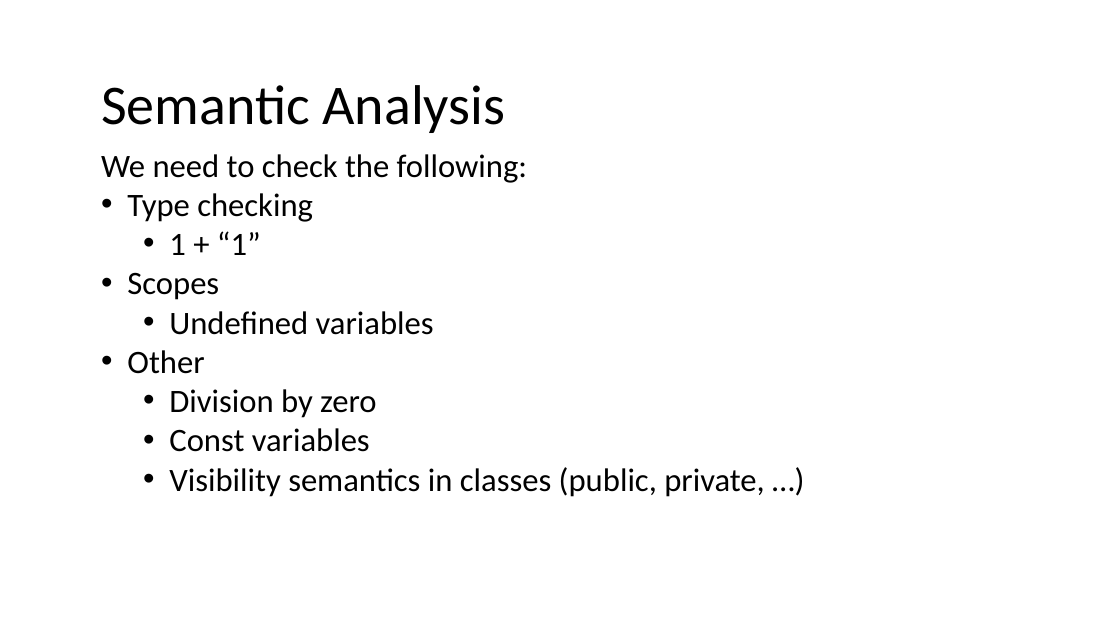
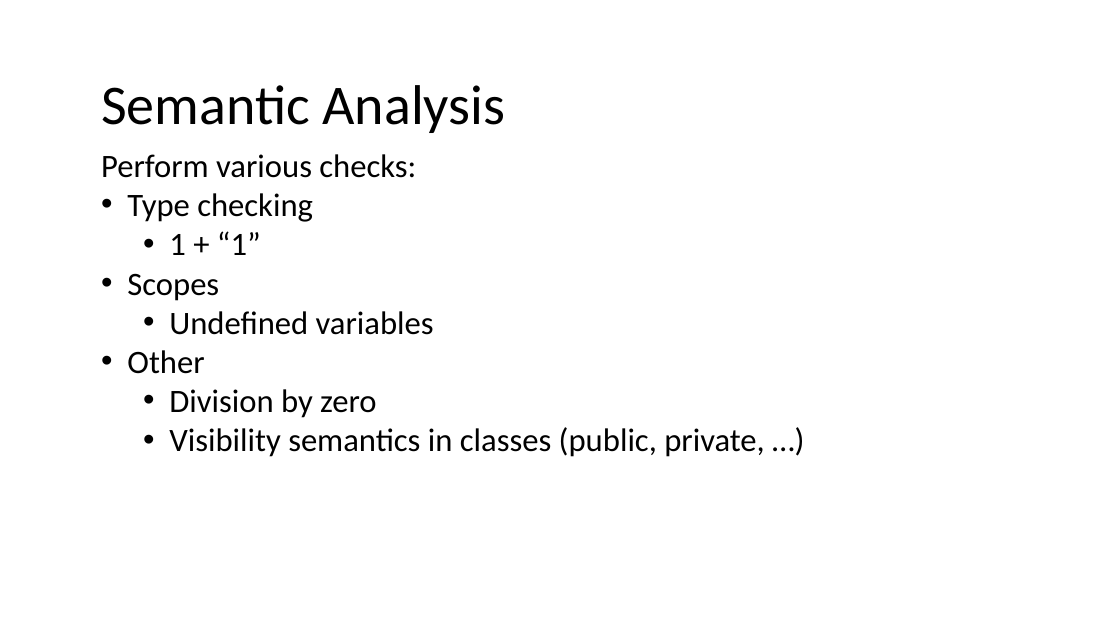
Before and after one commit to nivshani/compilation, a slide deck: slide 2 of slides/semantic.pptx. Drawn at 1120x630 pixels with LibreOffice and Linux fonts; fonts in the diff are those of the drawing. Boxes give left, top, right and bottom in pixels: in the first picture for what was removed or moved away, otherwise in the second. Text is boxed around its words. In the diff, an @@ line names an element or a change of style, - is before the commit and + after.

```diff
--- a/slides/semantic.pptx
+++ b/slides/semantic.pptx
@@ text at [101,154,416,178]: text changed @@
-We need to check the following:
+Perform various checks:
@@ text at [169,428,370,452]: paragraph removed @@
-  • Const variables
```
Also in this commit, not shown: 11 other slides changed, 13 slides added, 1 slide removed, 1 other file.
